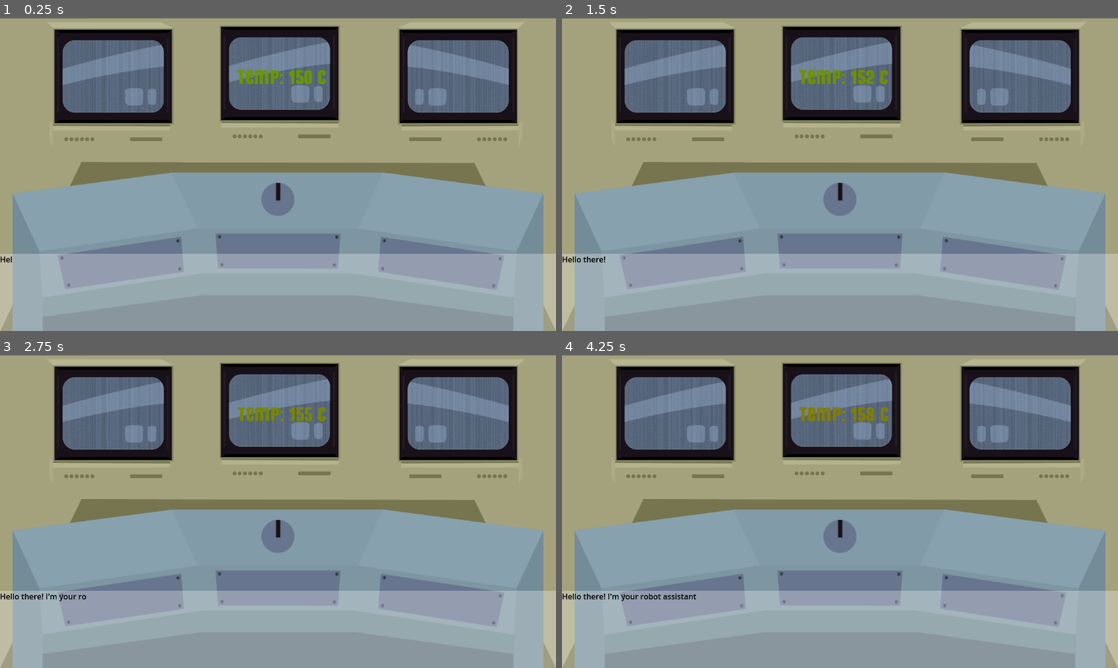
Above: before the commit, frames 1-4 (two rows, left to right).
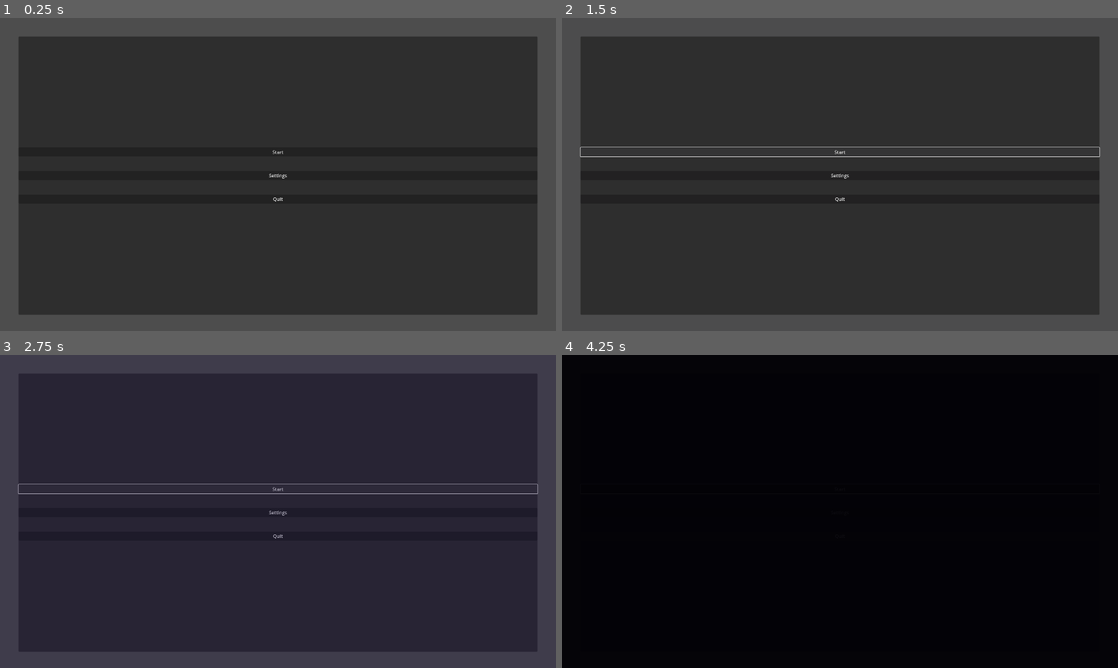
Above: after the commit, the same moments.

Repository: LuckyDog-Studios/ReactorControl
Game: Godot game, scene res://scenes/main_menu.tscn
The game is run twice, just before and just after one commit, with the same random seed, the same clock (stepped at 60 frames per second) and the same inputs. Before the commit the project starts from res://scenes/game.tscn.
Inputs (mouse positions are in pixels of both pictures, inside the frame that each line leads up to):
- Up to frame 1 (0.25 s): no input
- Up to frame 2 (1.5 s): click (840, 174) at 0.5 s, where only the run after the commit has a clickable "Settings"; click (840, 152) at 1.25 s, where only the run after the commit has a clickable "Start"
- Up to frame 3 (2.75 s): click (278, 489) at 2 s, where only the run after the commit has a clickable "Start"
- Up to frame 4 (4.25 s): click (840, 489) at 2.75 s, where only the run after the commit has a clickable "Start"; move the mouse to (840, 536) at 3.52 s

The runs differ from the first frame. In frame 1, 99% of the frame differs, in the area x 0-100%, y 0-100%; in frame 2, 99%; in frame 3, 99%; in frame 4, 94%.

Commit message:
main menu added

Diff:
--- a/project.godot
+++ b/project.godot
@@ -11,7 +11,7 @@
 [application]
 
 config/name="ChillJam"
-run/main_scene="res://scenes/game.tscn"
+run/main_scene="res://scenes/main_menu.tscn"
 config/features=PackedStringArray("4.3", "Forward Plus")
 config/icon="res://icon.svg"
 
@@ -21,8 +21,11 @@
 
 [display]
 
+window/size/viewport_width=1920
+window/size/viewport_height=1080
 window/stretch/mode="viewport"
 window/stretch/aspect="expand"
+window/stretch/scale_mode="integer"
 
 [global_group]
 
@@ -40,3 +43,8 @@
 "events": [Object(InputEventKey,"resource_local_to_scene":false,"resource_name":"","device":-1,"window_id":0,"alt_press …(195 unchanged characters)…
 ]
 }
+SPACE={
+"deadzone": 0.5,
+"events": [Object(InputEventKey,"resource_local_to_scene":false,"resource_name":"","device":-1,"window_id":0,"alt_pressed":false,"shift_pressed":false,"ctrl_pressed":false,"meta_pressed":false,"pressed":false,"keycode":0,"physical_keycode":32,"key_label":0,"unicode":32,"location":0,"echo":false,"script":null)
+]
+}
--- a/scenes/PauseMenu.tscn
+++ b/scenes/PauseMenu.tscn
@@ -6,6 +6,33 @@
 [sub_resource type="ShaderMaterial" id="ShaderMaterial_nrhdy"]
 shader = ExtResource("1_5mp0g")
 shader_parameter/lod = 0.0
+
+[sub_resource type="Animation" id="Animation_eipoe"]
+length = 0.001
+tracks/0/type = "value"
+tracks/0/imported = false
+tracks/0/enabled = true
+tracks/0/path = NodePath("ColorRect:material:shader_parameter/lod")
+tracks/0/interp = 1
+tracks/0/loop_wrap = true
+tracks/0/keys = {
+"times": PackedFloat32Array(0),
+"transitions": PackedFloat32Array(1),
+"update": 0,
+"values": [0.0]
+}
+tracks/1/type = "value"
+tracks/1/imported = false
+tracks/1/enabled = true
+tracks/1/path = NodePath("PanelContainer:modulate")
+tracks/1/interp = 1
+tracks/1/loop_wrap = true
+tracks/1/keys = {
+"times": PackedFloat32Array(0),
+"transitions": PackedFloat32Array(1),
+"update": 0,
+"values": [Color(1, 1, 1, 0)]
+}
 
 [sub_resource type="Animation" id="Animation_2yxty"]
 resource_name = "blur"
@@ -33,33 +60,6 @@
 "transitions": PackedFloat32Array(1, 1),
 "update": 0,
 "values": [Color(1, 1, 1, 0), Color(1, 1, 1, 1)]
-}
-
-[sub_resource type="Animation" id="Animation_eipoe"]
-length = 0.001
-tracks/0/type = "value"
-tracks/0/imported = false
-tracks/0/enabled = true
-tracks/0/path = NodePath("ColorRect:material:shader_parameter/lod")
-tracks/0/interp = 1
-tracks/0/loop_wrap = true
-tracks/0/keys = {
-"times": PackedFloat32Array(0),
-"transitions": PackedFloat32Array(1),
-"update": 0,
-"values": [0.0]
-}
-tracks/1/type = "value"
-tracks/1/imported = false
-tracks/1/enabled = true
-tracks/1/path = NodePath("PanelContainer:modulate")
-tracks/1/interp = 1
-tracks/1/loop_wrap = true
-tracks/1/keys = {
-"times": PackedFloat32Array(0),
-"transitions": PackedFloat32Array(1),
-"update": 0,
-"values": [Color(1, 1, 1, 0)]
 }
 
 [sub_resource type="AnimationLibrary" id="AnimationLibrary_hslai"]
@@ -91,13 +91,15 @@
 [node name="PanelContainer" type="PanelContainer" parent="."]
 modulate = Color(1, 1, 1, 0)
 layout_mode = 1
-anchors_preset = -1
-anchor_right = 1.0
-anchor_bottom = 1.0
-offset_left = 417.0
-offset_top = 143.0
-offset_right = -574.0
-offset_bottom = -321.0
+anchors_preset = 8
+anchor_left = 0.5
+anchor_top = 0.5
+anchor_right = 0.5
+anchor_bottom = 0.5
+offset_left = -235.0
+offset_top = -299.0
+offset_right = 15.0001
+offset_bottom = 21.0
 grow_horizontal = 2
 grow_vertical = 2
 scale = Vector2(1.875, 1.875)
--- a/scenes/dialogue.tscn
+++ b/scenes/dialogue.tscn
@@ -14,13 +14,13 @@
 
 [node name="MarginContainer" type="MarginContainer" parent="."]
 layout_mode = 1
-anchors_preset = -1
-anchor_top = 0.753086
+anchors_preset = 12
+anchor_top = 1.0
 anchor_right = 1.0
 anchor_bottom = 1.0
+offset_top = -237.0
 grow_horizontal = 2
 grow_vertical = 0
-metadata/_edit_use_anchors_ = true
 
 [node name="ColorRect" type="ColorRect" parent="MarginContainer"]
 layout_mode = 2
@@ -30,3 +30,4 @@
 modulate = Color(0, 0, 0, 1)
 self_modulate = Color(0, 0, 1, 1)
 layout_mode = 2
+theme_override_font_sizes/normal_font_size = 45
--- a/scenes/explosion_effect.tscn
+++ b/scenes/explosion_effect.tscn
@@ -2,6 +2,45 @@
 
 [ext_resource type="AudioStream" uid="uid://bf2jf2yd5im2g" path="res://assets/sounds/685417__logicogonist__explosion-5.wav" id="1_wyfmb"]
 [ext_resource type="AudioStream" uid="uid://qao0qpwb70xj" path="res://assets/sounds/265459__gowlermusic__atomic-explosion-and-sub-rumble.wav" id="2_dd2io"]
+
+[sub_resource type="Animation" id="Animation_4nbiv"]
+length = 0.001
+tracks/0/type = "value"
+tracks/0/imported = false
+tracks/0/enabled = true
+tracks/0/path = NodePath("ColorRect:self_modulate")
+tracks/0/interp = 1
+tracks/0/loop_wrap = true
+tracks/0/keys = {
+"times": PackedFloat32Array(0),
+"transitions": PackedFloat32Array(1),
+"update": 0,
+"values": [Color(1, 1, 1, 0)]
+}
+tracks/1/type = "value"
+tracks/1/imported = false
+tracks/1/enabled = true
+tracks/1/path = NodePath("SFX/Explosion1:playing")
+tracks/1/interp = 1
+tracks/1/loop_wrap = true
+tracks/1/keys = {
+"times": PackedFloat32Array(0),
+"transitions": PackedFloat32Array(1),
+"update": 1,
+"values": [false]
+}
+tracks/2/type = "value"
+tracks/2/imported = false
+tracks/2/enabled = true
+tracks/2/path = NodePath("SFX/Explosion2:playing")
+tracks/2/interp = 1
+tracks/2/loop_wrap = true
+tracks/2/keys = {
+"times": PackedFloat32Array(0),
+"transitions": PackedFloat32Array(1),
+"update": 1,
+"values": [false]
+}
 
 [sub_resource type="Animation" id="Animation_10uud"]
 resource_name = "explosion"
@@ -43,45 +82,6 @@
 "values": [true]
 }
 
-[sub_resource type="Animation" id="Animation_4nbiv"]
-length = 0.001
-tracks/0/type = "value"
-tracks/0/imported = false
-tracks/0/enabled = true
-tracks/0/path = NodePath("ColorRect:self_modulate")
-tracks/0/interp = 1
-tracks/0/loop_wrap = true
-tracks/0/keys = {
-"times": PackedFloat32Array(0),
-"transitions": PackedFloat32Array(1),
-"update": 0,
-"values": [Color(1, 1, 1, 0)]
-}
-tracks/1/type = "value"
-tracks/1/imported = false
-tracks/1/enabled = true
-tracks/1/path = NodePath("SFX/Explosion1:playing")
-tracks/1/interp = 1
-tracks/1/loop_wrap = true
-tracks/1/keys = {
-"times": PackedFloat32Array(0),
-"transitions": PackedFloat32Array(1),
-"update": 1,
-"values": [false]
-}
-tracks/2/type = "value"
-tracks/2/imported = false
-tracks/2/enabled = true
-tracks/2/path = NodePath("SFX/Explosion2:playing")
-tracks/2/interp = 1
-tracks/2/loop_wrap = true
-tracks/2/keys = {
-"times": PackedFloat32Array(0),
-"transitions": PackedFloat32Array(1),
-"update": 1,
-"values": [false]
-}
-
 [sub_resource type="AnimationLibrary" id="AnimationLibrary_eeyui"]
 _data = {
 "RESET": SubResource("Animation_4nbiv"),
--- a/scenes/game.tscn
+++ b/scenes/game.tscn
@@ -16,6 +16,7 @@
 script = ExtResource("1_dnj6m")
 
 [node name="Art" type="Node2D" parent="."]
+scale = Vector2(1.66344, 1.66344)
 
 [node name="TempBg" type="Sprite2D" parent="Art"]
 position = Vector2(576, 324.5)
@@ -41,7 +42,7 @@
 flip_h = true
 
 [node name="Dial" parent="." instance=ExtResource("2_0eu7q")]
-position = Vector2(576, 376)
+position = Vector2(944, 600)
 
 [node name="Random Event Machine" parent="." instance=ExtResource("8_2xqu4")]
 
@@ -54,6 +55,7 @@
 anchor_top = 1.0
 offset_top = -648.0
 grow_vertical = 0
+text_queue = Array[String](["?: Control to Reactor Operator—do you copy? The reactor's unstable! We're at critical levels!", "Reactor Operator: What’s happening? The gauges… they’re off the charts…", "Control: Containment's failing! Initiate emergency shutdown now—abort everything!", "Reactor Operator: Come on… hold together… I have to fix this…", "Control: We're losing you! The core’s about to breach—get out—"])
 
 [node name="Temperature System" parent="UI Elements" instance=ExtResource("3_lucyu")]
 anchors_preset = -1
--- /dev/null
+++ b/scenes/main_menu.gd
@@ -0,0 +1,17 @@
+extends Control
+
+func _ready() -> void:
+	$AnimationPlayer.play("RESET")
+
+func _on_start_button_pressed() -> void:
+	$AnimationPlayer.play("start")
+	await $AnimationPlayer.animation_finished
+	get_tree().change_scene_to_file("res://scenes/game.tscn")
+
+
+func _on_quit_button_pressed() -> void:
+	get_tree().quit()
+
+
+func _on_settings_button_pressed() -> void:
+	pass # Replace with function body.
--- /dev/null
+++ b/scenes/main_menu.tscn
@@ -0,0 +1,103 @@
+[gd_scene load_steps=5 format=3 uid="uid://bfxflwcsoygu"]
+
+[ext_resource type="Script" path="res://scenes/main_menu.gd" id="1_p2008"]
+
+[sub_resource type="Animation" id="Animation_gubre"]
+resource_name = "start"
+length = 3.0
+tracks/0/type = "value"
+tracks/0/imported = false
+tracks/0/enabled = true
+tracks/0/path = NodePath("ColorRect:color")
+tracks/0/interp = 1
+tracks/0/loop_wrap = true
+tracks/0/keys = {
+"times": PackedFloat32Array(0, 3),
+"transitions": PackedFloat32Array(1.93187, 1),
+"update": 0,
+"values": [Color(0.101636, 0.0218574, 0.36212, 0), Color(0, 0, 0, 1)]
+}
+
+[sub_resource type="Animation" id="Animation_hdxlj"]
+length = 0.001
+tracks/0/type = "value"
+tracks/0/imported = false
+tracks/0/enabled = true
+tracks/0/path = NodePath("ColorRect:color")
+tracks/0/interp = 1
+tracks/0/loop_wrap = true
+tracks/0/keys = {
+"times": PackedFloat32Array(0),
+"transitions": PackedFloat32Array(1),
+"update": 0,
+"values": [Color(0.2, 0.0666667, 0.623529, 0)]
+}
+
+[sub_resource type="AnimationLibrary" id="AnimationLibrary_7li30"]
+_data = {
+"RESET": SubResource("Animation_hdxlj"),
+"start": SubResource("Animation_gubre")
+}
+
+[node name="Main Menu" type="Control"]
+layout_mode = 3
+anchors_preset = 15
+anchor_right = 1.0
+anchor_bottom = 1.0
+grow_horizontal = 2
+grow_vertical = 2
+script = ExtResource("1_p2008")
+
+[node name="PanelContainer" type="PanelContainer" parent="."]
+layout_mode = 1
+anchors_preset = 8
+anchor_left = 0.5
+anchor_top = 0.5
+anchor_right = 0.5
+anchor_bottom = 0.5
+offset_left = -896.0
+offset_top = -476.0
+offset_right = 896.0
+offset_bottom = 484.0
+grow_horizontal = 2
+grow_vertical = 2
+pivot_offset = Vector2(20, 20)
+
+[node name="VBoxContainer" type="VBoxContainer" parent="PanelContainer"]
+layout_mode = 2
+size_flags_vertical = 4
+theme_override_constants/separation = 50
+alignment = 1
+
+[node name="StartButton" type="Button" parent="PanelContainer/VBoxContainer"]
+layout_mode = 2
+text = "Start
+"
+
+[node name="SettingsButton" type="Button" parent="PanelContainer/VBoxContainer"]
+layout_mode = 2
+text = "Settings
+"
+
+[node name="QuitButton" type="Button" parent="PanelContainer/VBoxContainer"]
+layout_mode = 2
+text = "Quit"
+
+[node name="ColorRect" type="ColorRect" parent="."]
+layout_mode = 1
+anchors_preset = 15
+anchor_right = 1.0
+anchor_bottom = 1.0
+grow_horizontal = 2
+grow_vertical = 2
+mouse_filter = 2
+color = Color(0.2, 0.0666667, 0.623529, 0)
+
+[node name="AnimationPlayer" type="AnimationPlayer" parent="."]
+libraries = {
+"": SubResource("AnimationLibrary_7li30")
+}
+
+[connection signal="pressed" from="PanelContainer/VBoxContainer/StartButton" to="." method="_on_start_button_pressed"]
+[connection signal="pressed" from="PanelContainer/VBoxContainer/SettingsButton" to="." method="_on_settings_button_pressed"]
+[connection signal="pressed" from="PanelContainer/VBoxContainer/QuitButton" to="." method="_on_quit_button_pressed"]
--- a/scripts/dialogue.gd
+++ b/scripts/dialogue.gd
@@ -1,21 +1,30 @@
-
 extends Control
 
 @onready var text: RichTextLabel = $"MarginContainer/RichTextLabel"
-const letter_delay = 0.1
-
+var letter_delay = 0.05
+@export var text_queue: Array[String] = []
 
 func type_text(line: String) -> void:
+	text.clear()
 	for c in line:
 		text.add_text(c)
 		await get_tree().create_timer(letter_delay).timeout
 
+
+func yield_until_space_pressed() -> void:
+	while not Input.is_action_just_pressed("SPACE"):
+		await get_tree().process_frame
+
 # Called when the node enters the scene tree for the first time.
 func _ready() -> void:
-	type_text("Hello there! I'm your robot assistant.");
-	pass # Replace with function body.
 
+	for line in text_queue:
+		await type_text(line)
+		await yield_until_space_pressed()
 
 # Called every frame. 'delta' is the elapsed time since the previous frame.
 func _process(delta: float) -> void:
-	pass
+	if Input.is_action_pressed("SPACE"):
+		letter_delay = 0.01
+	else:
+		letter_delay = 0.05
